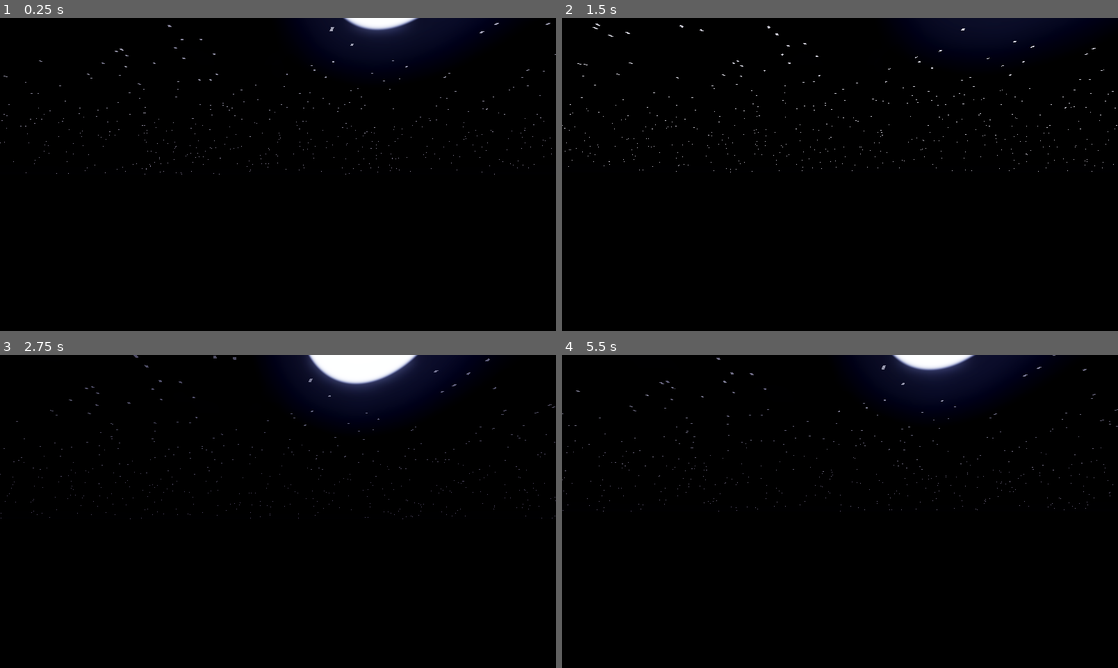
Above: before the commit, frames 1-4 (two rows, left to right).
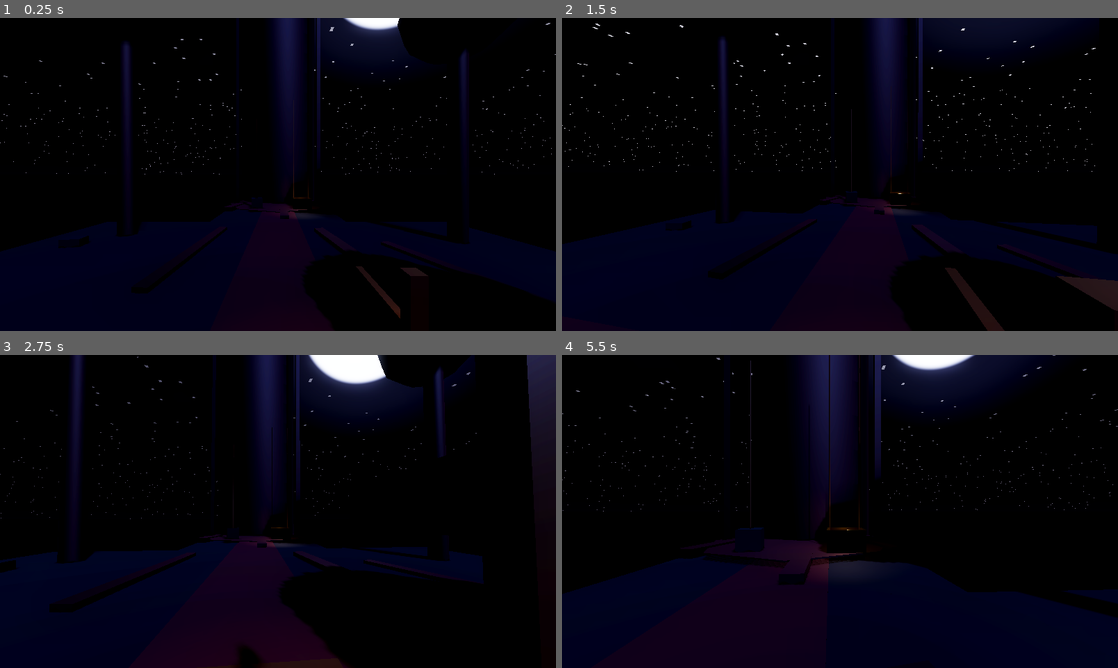
Above: after the commit, the same moments.

Repository: avabardot/FileTransfer
Game: Godot game, scene res://scenes/main.tscn
The game is run twice, just before and just after one commit, with the same random seed, the same clock (stepped at 60 frames per second) and the same inputs.
Inputs (mouse positions are in pixels of both pictures, inside the frame that each line leads up to):
- Up to frame 1 (0.25 s): no input
- Up to frame 2 (1.5 s): move the mouse to (867, 174) at 0.52 s; hold Shift (sprint) 0.53-1.28 s; hold W (move_forward) from 0.53 s (still down); tap Space (jump) at 0.77 s; move the mouse to (812, 174) at 1.27 s; tap Shift (sprint) at 1.35 s
- Up to frame 3 (2.75 s): keep holding W (move_forward); tap Space (jump) at 1.52 s; move the mouse to (289, 505) at 2.02 s; hold Shift (sprint) from 2.03 s (still down)
- Up to frame 4 (5.5 s): keep holding W (move_forward); tap Enter at 2.75 s; move the mouse to (834, 517) at 2.77 s; release Shift (sprint) at 2.78 s; tap Shift (sprint) at 2.85, 4.35 s; tap Space (jump) at 3.02, 3.77, 4.52 s; move the mouse to (878, 514) at 3.52 s; hold Shift (sprint) 3.53-4.28 s; move the mouse to (795, 508) at 4.27 s; move the mouse to (845, 511) at 5.02 s; hold Shift (sprint) from 5.03 s (still down)

The runs differ from the first frame. In frame 1, 23% of the frame differs, in the area x 0-100%, y 0-100%; in frame 2, 25%; in frame 3, 27%; in frame 4, 33%.

Commit message:
Fix black screen on launch: instance central hub world in main scene
main.tscn was spawning the player into empty space — only the player,
moonlight, and sky were loaded, with no ground geometry. The player
fell forever and all that was visible was the near-black Land of
Darkness night sky, which reads as a blank black screen.

Instance central_hub.tscn (R07 Central Crossroads + R08 House Lift
Base) as the persistent Z03 World anchor, and bump player spawn Y
from 1.0 to 1.5 so the capsule clears the ground slab cleanly.

https://claude.ai/code/session_01GvY2UhuNETj39BPkuS7NR1

Diff:
--- a/scenes/main.tscn
+++ b/scenes/main.tscn
@@ -1,8 +1,9 @@
-[gd_scene load_steps=6 format=3]
+[gd_scene load_steps=7 format=3]
 
 [ext_resource type="Script" path="res://scenes/main.gd" id="1"]
 [ext_resource type="PackedScene" path="res://scenes/player/player.tscn" id="2"]
 [ext_resource type="Shader" path="res://shaders/sky_night.gdshader" id="3"]
+[ext_resource type="PackedScene" path="res://scenes/assembly/central_hub.tscn" id="4"]
 
 [sub_resource type="ShaderMaterial" id="SkyShaderMat"]
 shader = ExtResource("3")
@@ -60,5 +61,9 @@
 shadow_enabled = true
 directional_shadow_mode = 1
 
+; World geometry — spawn the Central Hub assembly (R07 crossroads + R08 lift base).
+; This is the persistent Z03 anchor per the streaming zones design.
+[node name="World" parent="." instance=ExtResource("4")]
+
 [node name="Player" parent="." instance=ExtResource("2")]
-transform = Transform3D(1, 0, 0, 0, 1, 0, 0, 0, 1, 0, 1.0, 2.0)
+transform = Transform3D(1, 0, 0, 0, 1, 0, 0, 0, 1, 0, 1.5, 2.0)
